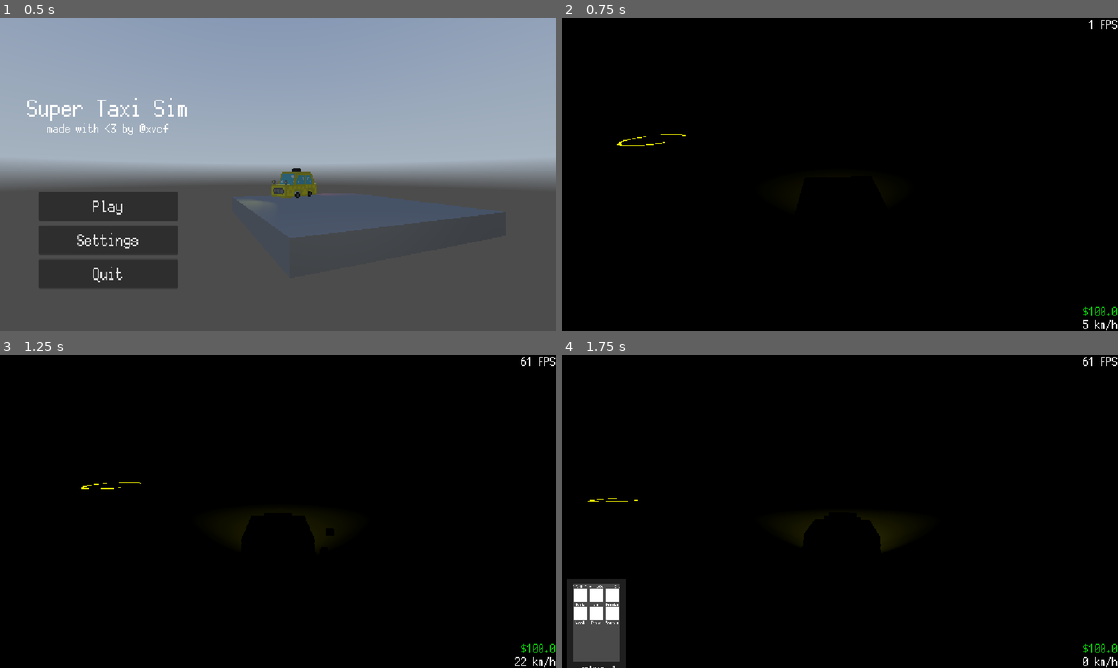
Above: before the commit, frames 1-4 (two rows, left to right).
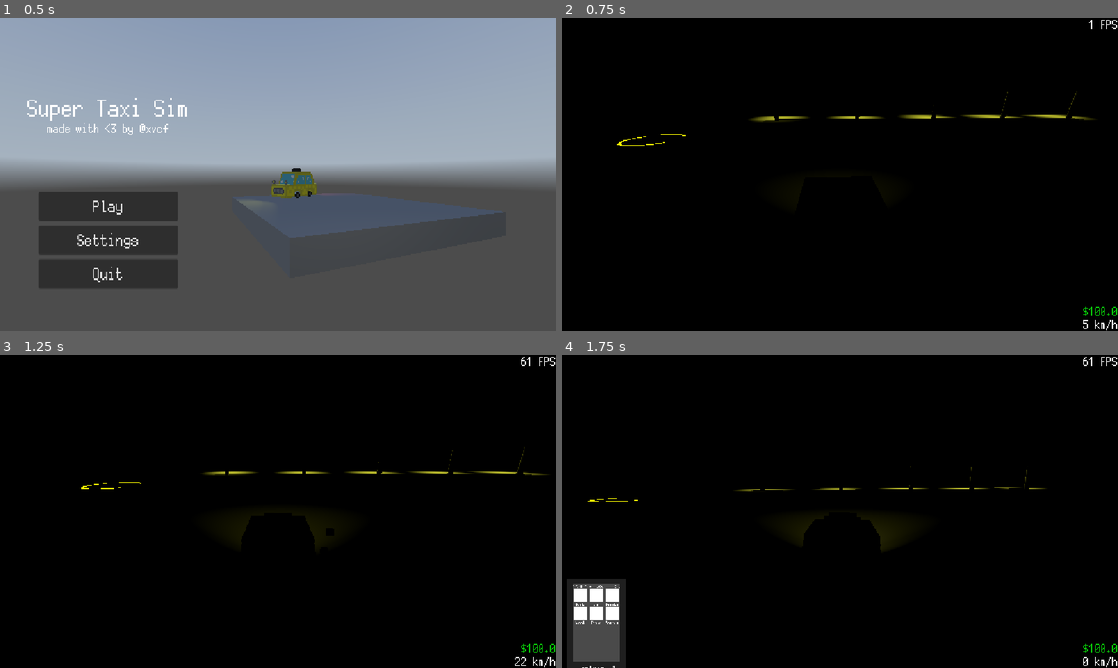
Above: after the commit, the same moments.

Repository: RafaeloxMC/super-taxi-sim
Game: Godot game, scene res://scenes/ui/main_menu.tscn
Two runs of this game, one before a commit and one after it. Both use one fixed random seed, a clock stepped at 60 frames per second and the inputs below. A sky picture missing from this copy of the repository is replaced by a grey-blue gradient.
Inputs:
- Up to frame 1 (0.5 s): no input
- Up to frame 2 (0.75 s): click "Play" at 0.5 s
- Up to frame 3 (1.25 s): no input
- Up to frame 4 (1.75 s): tap Enter at 1.25 s; hold D (steer_right) from 1.28 s (still down); tap Q (phone) at 1.35 s

Frame 1 is identical in both runs. In frame 2, 0.5% of the frame differs, in the area x 33-96%, y 23-34%; in frame 3, 0.4%; in frame 4, 0.2%.

Commit message:
Add street lamps, move stuff to new scenes/map folder

Diff:
--- /dev/null
+++ b/scenes/map/street_lamp.tscn
@@ -0,0 +1,19 @@
+[gd_scene format=3 uid="uid://cq6bggfebbami"]
+
+[node name="StreetLamp" type="Node3D"]
+
+[node name="CSGCylinder3D" type="CSGCylinder3D" parent="."]
+transform = Transform3D(1, 0, 0, 0, 1, 0, 0, 0, 1, 0, 4.5322266, 0)
+height = 11.064453
+
+[node name="CSGBox3D" type="CSGBox3D" parent="CSGCylinder3D"]
+transform = Transform3D(1, 0, 0, 0, 1, 0, 0, 0, 1, 0, 5.346344, 1.8272095)
+size = Vector3(1, 0.37512207, 4.654419)
+
+[node name="SpotLight3D" type="SpotLight3D" parent="CSGCylinder3D/CSGBox3D"]
+transform = Transform3D(1, 0, 0, 0, -4.371139e-08, 1, 0, -1, -4.371139e-08, 0, -0.21705246, 1.5971189)
+light_color = Color(1, 1, 0.25882354, 1)
+light_energy = 10.0
+light_indirect_energy = 10.0
+spot_range = 13.415728
+spot_angle = 37.57
--- a/scenes/map/world.tscn
+++ b/scenes/map/world.tscn
@@ -1,15 +1,16 @@
-[gd_scene load_steps=15 format=3 uid="uid://bm5tjvuqrtah6"]
+[gd_scene load_steps=16 format=3 uid="uid://bm5tjvuqrtah6"]
 
 [ext_resource type="Script" uid="uid://bxjgm7rpn01t2" path="res://scripts/world/world.gd" id="1_00fvi"]
 [ext_resource type="PackedScene" uid="uid://8wv5dau7tb2h" path="res://scenes/taxi.tscn" id="1_nap83"]
 [ext_resource type="Environment" uid="uid://dkygvks1nh6en" path="res://assets/world/world.tres" id="2_00fvi"]
 [ext_resource type="Script" uid="uid://pvw6thtwhbap" path="res://scripts/ui/camera3d.gd" id="3_5kusv"]
 [ext_resource type="PackedScene" uid="uid://b72tgd6dopu1q" path="res://scenes/ui/ingame_ui.tscn" id="4_3obwu"]
-[ext_resource type="PackedScene" uid="uid://vlep5dj13ss2" path="res://scenes/speed_trap.tscn" id="5_mp5fl"]
+[ext_resource type="PackedScene" uid="uid://vlep5dj13ss2" path="res://scenes/map/speed_trap.tscn" id="5_mp5fl"]
 [ext_resource type="PackedScene" uid="uid://471qwxjmrmmt" path="res://scenes/killzone.tscn" id="6_p1kjr"]
 [ext_resource type="PackedScene" uid="uid://485hl1qoq5nu" path="res://scenes/car.tscn" id="7_il0qy"]
 [ext_resource type="PackedScene" uid="uid://drmx08ct1gjwk" path="res://scenes/character.tscn" id="8_haap5"]
 [ext_resource type="PackedScene" uid="uid://deptlkjmquk5d" path="res://scenes/dropoff_location.tscn" id="9_p7bq3"]
+[ext_resource type="PackedScene" uid="uid://cq6bggfebbami" path="res://scenes/map/street_lamp.tscn" id="11_5kusv"]
 
 [sub_resource type="StandardMaterial3D" id="StandardMaterial3D_qfnet"]
 albedo_color = Color(0.33660772, 0.33660758, 0.3366076, 1)
@@ -107,6 +108,38 @@
 [node name="WorldEnvironment" type="WorldEnvironment" parent="."]
 environment = ExtResource("2_00fvi")
 
+[node name="Lamps" type="Node3D" parent="."]
+
+[node name="StreetLamp" parent="Lamps" instance=ExtResource("11_5kusv")]
+transform = Transform3D(1, 0, 0, 0, 1, 0, 0, 0, 1, -7.109619, 1.5152564, 45.89321)
+
+[node name="StreetLamp2" parent="Lamps" instance=ExtResource("11_5kusv")]
+transform = Transform3D(1, 0, 0, 0, 1, 0, 0, 0, 1, 11.833193, 1.5152564, 45.89321)
+
+[node name="StreetLamp3" parent="Lamps" instance=ExtResource("11_5kusv")]
+transform = Transform3D(1, 0, 0, 0, 1, 0, 0, 0, 1, -25.645296, 1.5152564, 45.89321)
+
+[node name="StreetLamp4" parent="Lamps" instance=ExtResource("11_5kusv")]
+transform = Transform3D(1, 0, 0, 0, 1, 0, 0, 0, 1, -43.07625, 1.5152564, 45.89321)
+
+[node name="StreetLamp5" parent="Lamps" instance=ExtResource("11_5kusv")]
+transform = Transform3D(1, 0, 0, 0, 1, 0, 0, 0, 1, -60.230316, 1.5152564, 45.89321)
+
+[node name="StreetLamp6" parent="Lamps" instance=ExtResource("11_5kusv")]
+transform = Transform3D(-1, 0, -8.742278e-08, 0, 1, 0, 8.742278e-08, 0, -1, -7.109619, 1.5152564, -20.52594)
+
+[node name="StreetLamp7" parent="Lamps" instance=ExtResource("11_5kusv")]
+transform = Transform3D(-1, 0, -8.742278e-08, 0, 1, 0, 8.742278e-08, 0, -1, 11.833193, 1.5152564, -20.52594)
+
+[node name="StreetLamp8" parent="Lamps" instance=ExtResource("11_5kusv")]
+transform = Transform3D(-1, 0, -8.742278e-08, 0, 1, 0, 8.742278e-08, 0, -1, -25.645296, 1.5152564, -20.52594)
+
+[node name="StreetLamp9" parent="Lamps" instance=ExtResource("11_5kusv")]
+transform = Transform3D(-1, 0, -8.742278e-08, 0, 1, 0, 8.742278e-08, 0, -1, -43.07625, 1.5152564, -20.52594)
+
+[node name="StreetLamp10" parent="Lamps" instance=ExtResource("11_5kusv")]
+transform = Transform3D(-1, 0, -8.742278e-08, 0, 1, 0, 8.742278e-08, 0, -1, -58.256374, 1.5152564, -20.52594)
+
 [node name="Camera3D" type="Camera3D" parent="." node_paths=PackedStringArray("target")]
 transform = Transform3D(-1, 0, -8.742278e-08, 0, 1, 0, 8.742278e-08, 0, -1, 0, 9.123532, 0)
 current = true
Renamed: scenes/speed_trap.tscn -> scenes/map/speed_trap.tscn
